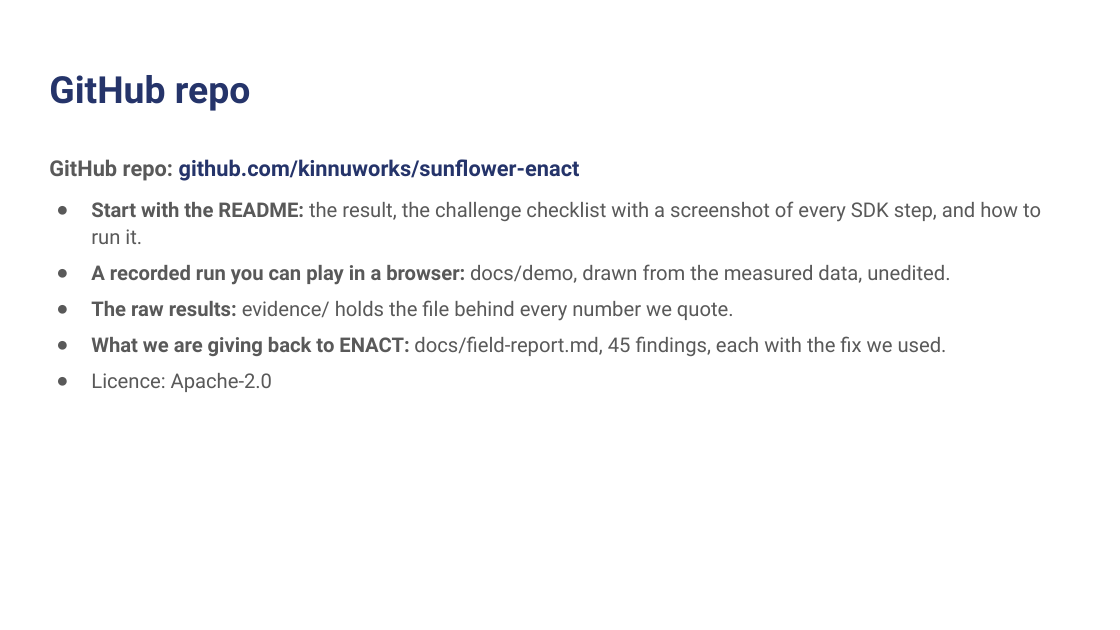
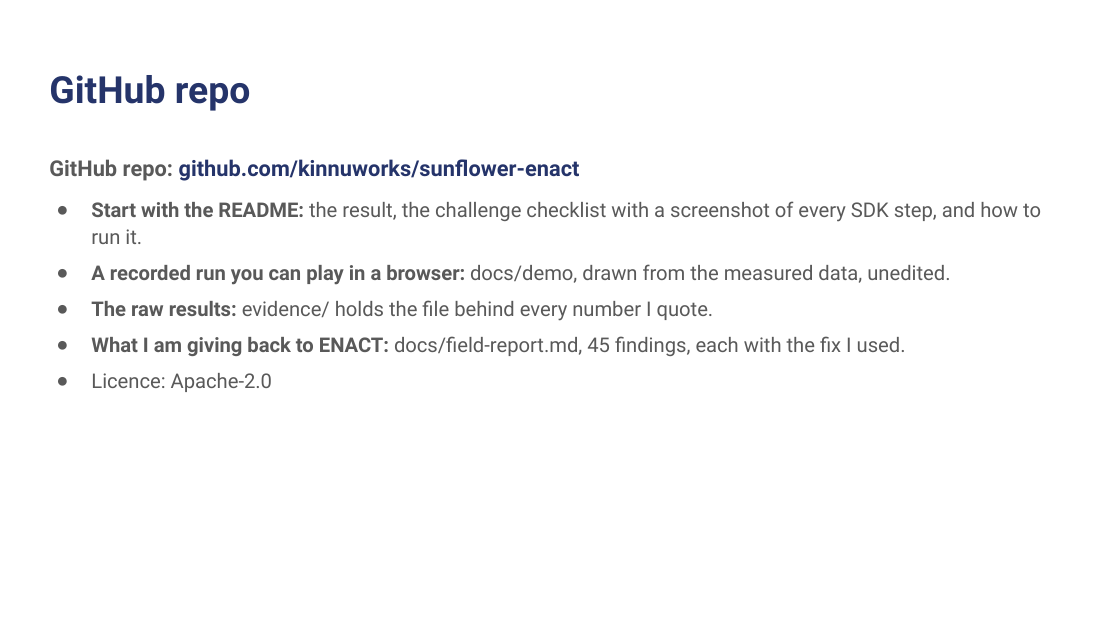
Before and after one commit to kinnuworks/sunflower-enact, a slide deck: slide 2 of docs/slides/Sunflower-VelesHack.pptx. Drawn at 1120x630 pixels with LibreOffice and Linux fonts; fonts in the diff are those of the drawing; background and template pictures are left out. Boxes give left, top, right and bottom in pixels: in the first picture for what was removed or moved away, otherwise in the second. Text is boxed around its words. In the diff, an @@ line names an element or a change of style, - is before the commit and + after.

Commit message:
Write the README, pitch, questions, report and slides in the first person singular

```diff
--- a/docs/slides/Sunflower-VelesHack.pptx
+++ b/docs/slides/Sunflower-VelesHack.pptx
@@ text at (91, 300, 906, 356): text changed @@
-● The raw results: evidence/ holds the file behind every number we quote.
-● What we are giving back to ENACT: docs/field-report.md, 45 findings, each with the fix we used.
+● The raw results: evidence/ holds the file behind every number I quote.
+● What I am giving back to ENACT: docs/field-report.md, 45 findings, each with the fix I used.
```
Also in this commit, not shown: 2 other slides changed, 11 other files.
